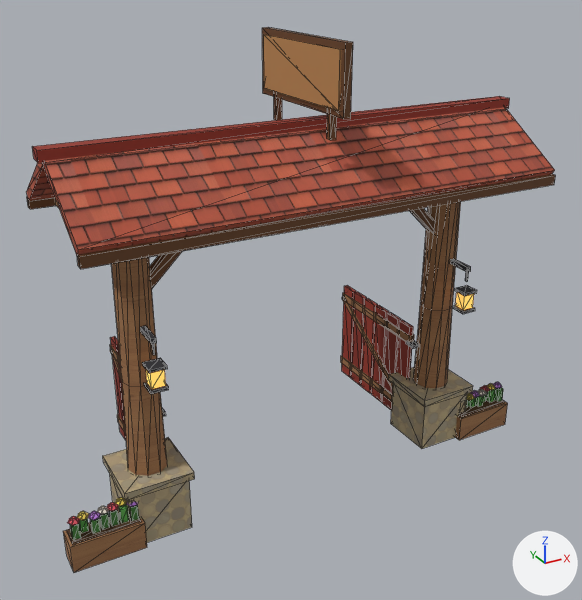
The glTF model public/models/entrada_granja.glb as it was, and as the next commit left it.
Camera for both pictures: a camera (50 mm lens) standing at (-3.73, -6.54, 5.38) and looking at (-0.01, 0.21, 2.0). The lights are fixed; the arrows at lower right show +X, +Y and +Z. The older version comes first. Mesh edges are drawn as thin lines. Vertices at exactly the same position are counted once.

The first picture shows 'SM_EntradaGranja'.
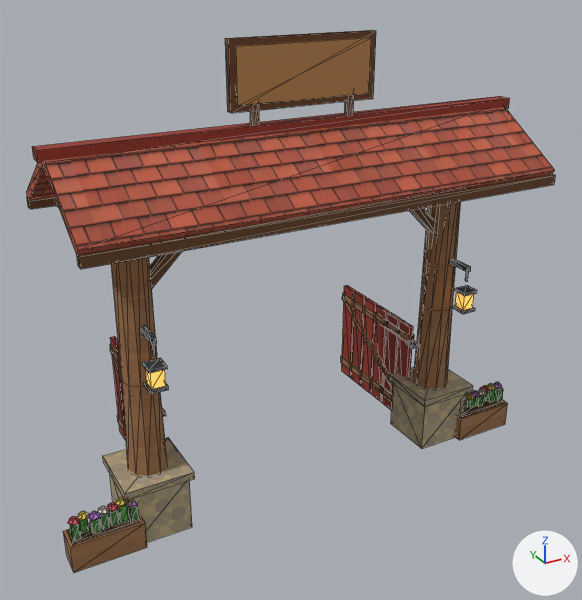
What differs and where, as boxes [x1, y1, x2, y2] in the pictures (582 x 600 px; the box of a moved part takes in the faces that stretch with it):
'SM_EntradaGranja', reshaped: before [26, 27, 555, 573]; after [26, 30, 555, 573]
part 1 of me_sm_entradagranja, moved or reshaped: before [327, 114, 337, 140]; after [250, 110, 259, 125]
part 2 of me_sm_entradagranja, moved or reshaped: before [274, 97, 282, 120]; after [345, 101, 354, 115]
part 3 of me_sm_entradagranja, moved or reshaped: before [262, 27, 353, 119]; after [225, 30, 376, 113]
part 4 of me_sm_entradagranja, moved or reshaped: before [264, 35, 342, 111]; after [235, 38, 371, 106]

Edits to the bpy script that builds the scene:
```text
Change me_sm_entradagranja:
    where me_sm_entradagranja.from_pydata(...)  # 888 vertices, 1424 faces; spans x -2.66..2.66, y -0.89..1.62, z 0.0..4.66
    used by ob_sm_entradagranja; location = (0.0, 0.0, 0.0)
    me_sm_entradagranja part 1: the loose piece of 8 vertices spanning x -0.03..0.03, y -0.53..-0.47, z 3.82..4.16 is moved by (-0.5, 0.5, 0.0)
    me_sm_entradagranja part 2: the loose piece of 8 vertices spanning x -0.03..0.03, y 0.47..0.53, z 3.82..4.16 is moved by (0.5, -0.5, 0.0)
    me_sm_entradagranja part 3: the loose piece of 8 vertices spanning x -0.04..0.04, y -0.75..0.75, z 4.04..4.66 is scaled about its middle by (21.4, 0.0467, 1)
    me_sm_entradagranja part 4: the loose piece of 8 vertices spanning x -0.05..0.05, y -0.69..0.69, z 4.1..4.6 is scaled about its middle by (13.8, 0.0725, 1)
```
